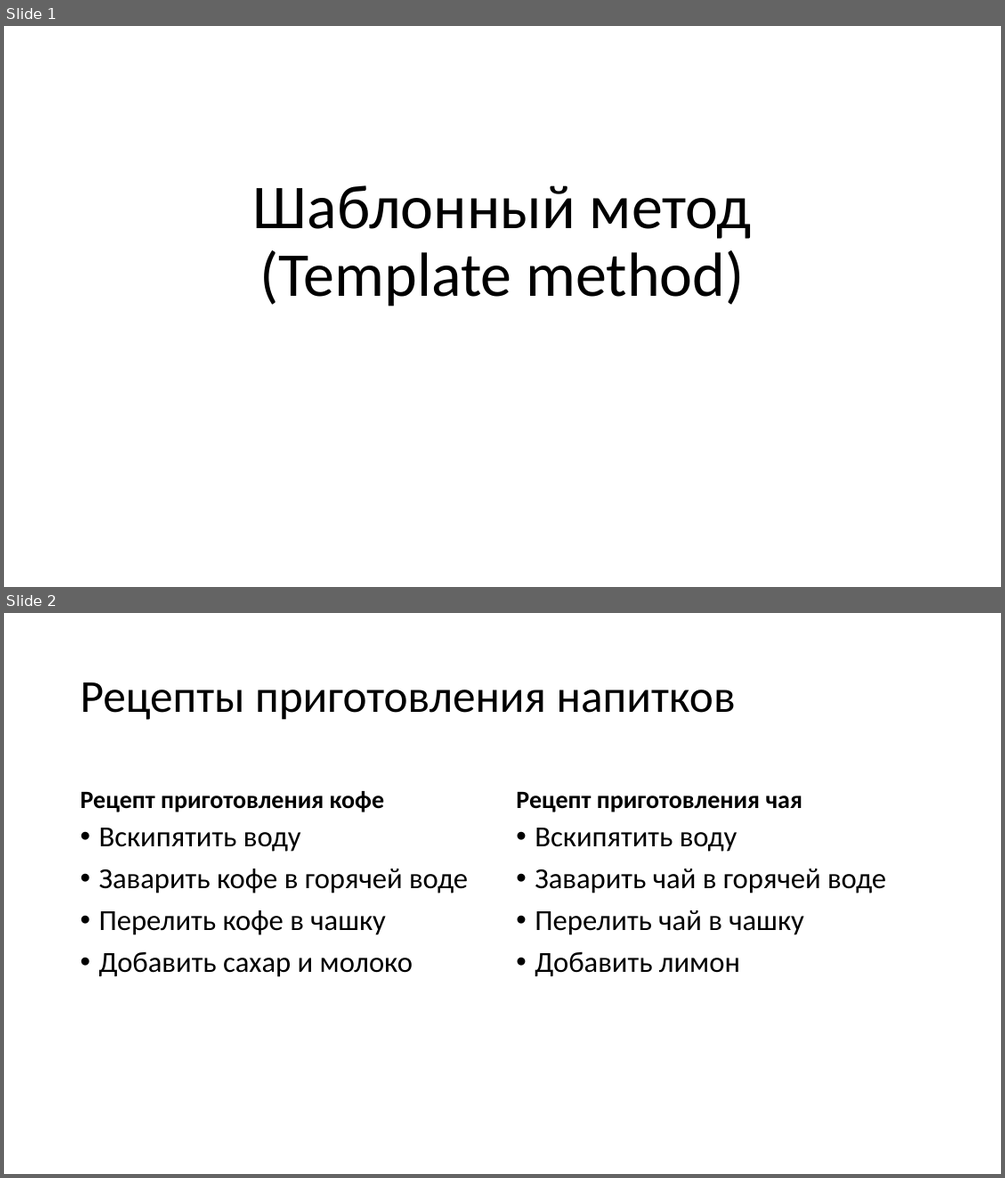
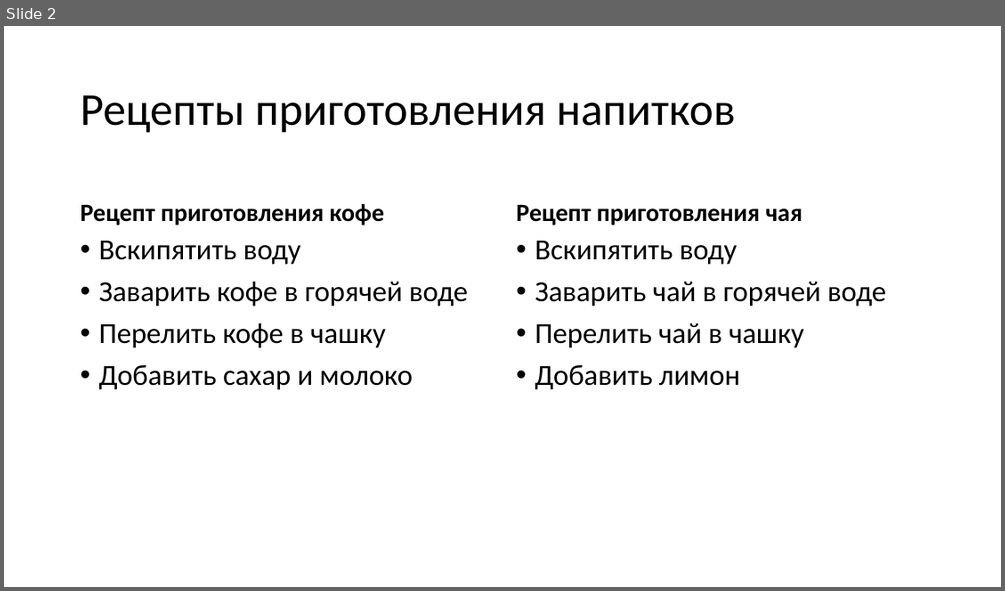
Before and after one commit to alexey-malov/ood, a slide deck: lectures/08.template-method/template-method.pptx. Shown one above the other, each under a label of ours: slides 1 and 2 before the commit, slide 2 after it. The pictures are 1005x1178 and 1005x591 pixels, drawn with LibreOffice and Linux fonts; fonts in the diff are those of the drawing. Boxes give left, top, right and bottom in pixels: in the first picture for what was removed or moved away, otherwise in the second. Text is boxed around its words. In the diff, an @@ line names an element or a change of style, - is before the commit and + after.

Commit message:
Обновил презентацию по паттерну Шаблонный метод

```diff
--- a/lectures/08.template-method/template-method.pptx
+++ b/lectures/08.template-method/template-method.pptx
@@ slide 1 removed at box(4, 26, 1001, 587), background #FFFFFF @@
@@ title removed at box(253, 185, 752, 306) @@
-Шаблонный метод (Template method)
```
Also in this commit, not shown: 1 slide changed, 1 slide added.
